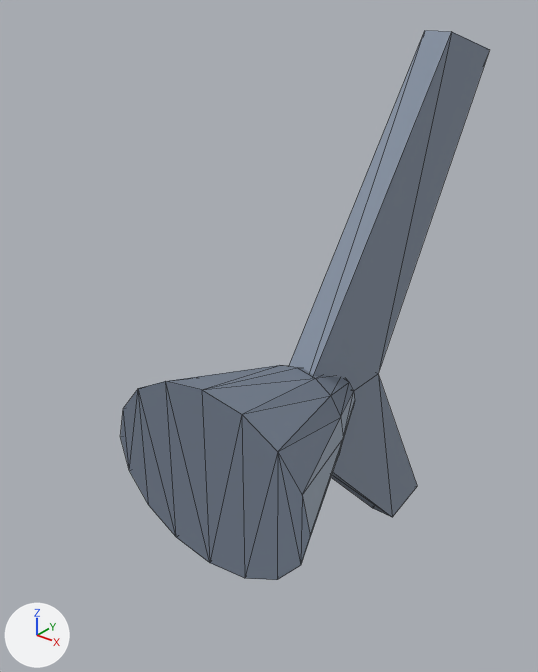
Renders of the FBX model Data/Model/LowPoly/SharkBossTail.fbx from each side of a commit.
Before and after are seen from a 50 mm camera at (50.2, -51.0, 53.4) aimed at (-7.2, 20.8, 8.9). Every picture has the same lights, and +X, +Y and +Z are marked at lower left. The first picture is the older version. Mesh edges are drawn as thin lines.

Names of what the first picture shows: 'SharkBossTail'.
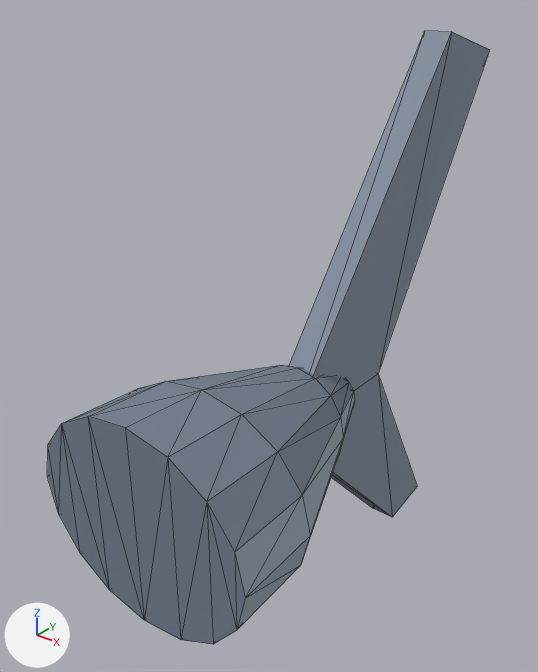
The change, as JSON lines over the scene's bpy script:
```json
{"block": "me_sharkbosstail", "where": "# used by ob_sharkbosstail; location = (0.0, 0.0, 0.0)"}
{"op": "remove", "block": "me_sharkbosstail", "code": "me_sharkbosstail.from_pydata(...)  # 60 vertices, 112 faces; spans x -15.0..15.0, y 0.0..61.6, z -32.5..46.5"}
{"op": "add", "block": "me_sharkbosstail", "code": "me_sharkbosstail.from_pydata(...)  # 76 vertices, 144 faces; spans x -15.3..15.3, y -11.0..61.6, z -32.5..46.5"}
{"block": "me_sharkbosstail", "change": "me_sharkbosstail part 1"}
{"block": "me_sharkbosstail", "change": "14 faces are deleted"}
{"block": "me_sharkbosstail", "change": "16 vertices are added at x -15.3..15.3, y -11.0, z -13.0..13.0"}
{"block": "me_sharkbosstail", "change": "26 new faces join them, mat_sharkbosstail_back (greyish blue #748091)"}
{"block": "me_sharkbosstail", "change": "8 new faces join them, mat_sharkbosstail_body (grey #9ca8b7)"}
{"block": "me_sharkbosstail", "change": "12 new faces join them, mat_sharkbosstail_belly (white #f1f3f5)"}
```

Location of each change, (x1, y1, x2, y2) in pixels of the pictures (538 x 672 px):
```json
{"object": "SharkBossTail", "change": "reshaped", "before": [120, 30, 490, 580], "after": [47, 30, 490, 644], "on screen": "20% wider, 12% taller"}
{"part": 1, "of": "me_sharkbosstail", "change": "built on", "before": [120, 381, 310, 580], "after": [47, 381, 310, 644]}
```
